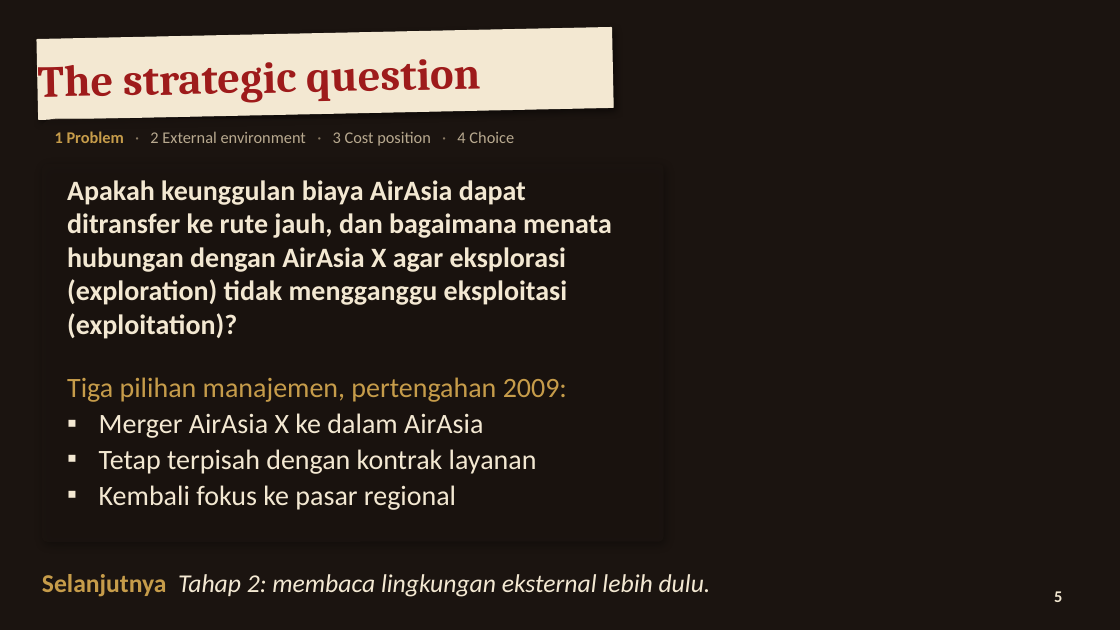
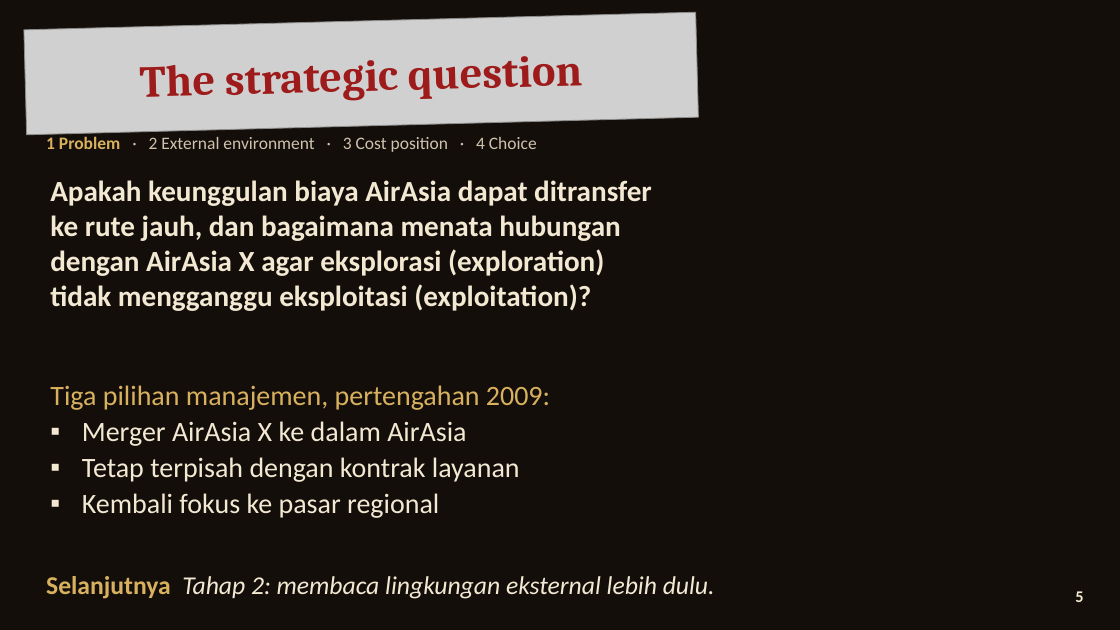
Before and after one commit to aslihabnuri/Dom-Manipulation, a slide deck: slide 5 of strategic-management/airasia-case/SMJKT_Group 3_Aslih_Case AirAsia.pptx. Drawn at 1120x630 pixels with LibreOffice and Linux fonts; fonts in the diff are those of the drawing; grey boxes stand for pictures; background and template pictures are left out. Boxes give left, top, right and bottom in pixels: in the first picture for what was removed or moved away, otherwise in the second. Text is boxed around its words. In the diff, an @@ line names an element or a change of style, - is before the commit and + after.

```diff
--- a/strategic-management/airasia-case/SMJKT_Group 3_Aslih_Case AirAsia.pptx
+++ b/strategic-management/airasia-case/SMJKT_Group 3_Aslih_Case AirAsia.pptx
@@ text "The strategic question": place and size @@
-text "The strategic question" at <box>38,59,480,103</box>
+text "The strategic question" at <box>140,56,582,101</box>
@@ text "The strategic question" at <box>140,56,582,101</box>: alignment left to centre @@
@@ picture added at <box>24,12,699,135</box> @@
@@ rectangle removed at <box>37,28,613,119</box> @@
@@ rounded rectangle removed at <box>38,119,760,155</box> @@
@@ text "1 Problem · 2 External ...": place and size @@
-text "1 Problem · 2 External ..." at <box>55,131,514,146</box>
+text "1 Problem · 2 External ..." at <box>46,136,537,152</box>
@@ text "1 Problem · 2 External ..." at <box>46,136,537,152</box>: size 14 to 15 pt; text colour #C69C4A to #D8B15E in "1 Problem"; text colour #8A7A64 to #CFC3AE in "· · ·"; text colour #B8A98F to #CFC3AE in "2 External environment 3 Cost position 4 ..." @@
@@ rounded rectangle removed at <box>42,164,664,542</box> @@
@@ text "Apakah keunggulan biaya AirAsia dapat ...": place and size @@
-text "Apakah keunggulan biaya AirAsia dapat ..." at <box>67,180,612,339</box>
+text "Apakah keunggulan biaya AirAsia dapat ..." at <box>50,180,652,311</box>
@@ text "Apakah keunggulan biaya AirAsia dapat ..." at <box>50,180,652,311</box>: size 24 to 25 pt @@
@@ text at <box>50,385,550,410</box>: text colour #C69C4A to #D8B15E in "Tiga pilihan manajemen, pertengahan 2009:" @@
@@ text "Tiga pilihan manajemen, pertengahan 2009:": place and size @@
-text "Tiga pilihan manajemen, pertengahan 2009:" at <box>67,377,567,510</box>
+text "Tiga pilihan manajemen, pertengahan 2009:" at <box>50,385,550,518</box>
@@ rectangle removed at <box>0,556,1120,608</box> @@
@@ text "Selanjutnya Tahap 2: membaca lingkungan ..." at <box>46,576,715,599</box>: text colour #C69C4A to #D8B15E in "Selanjutnya" @@
@@ text "5" at <box>1075,591,1083,602</box>: alignment centre to right @@
@@ ellipse removed at <box>1038,576,1080,618</box> @@
```
Also in this commit, not shown: 19 other slides changed, 11 other files.
